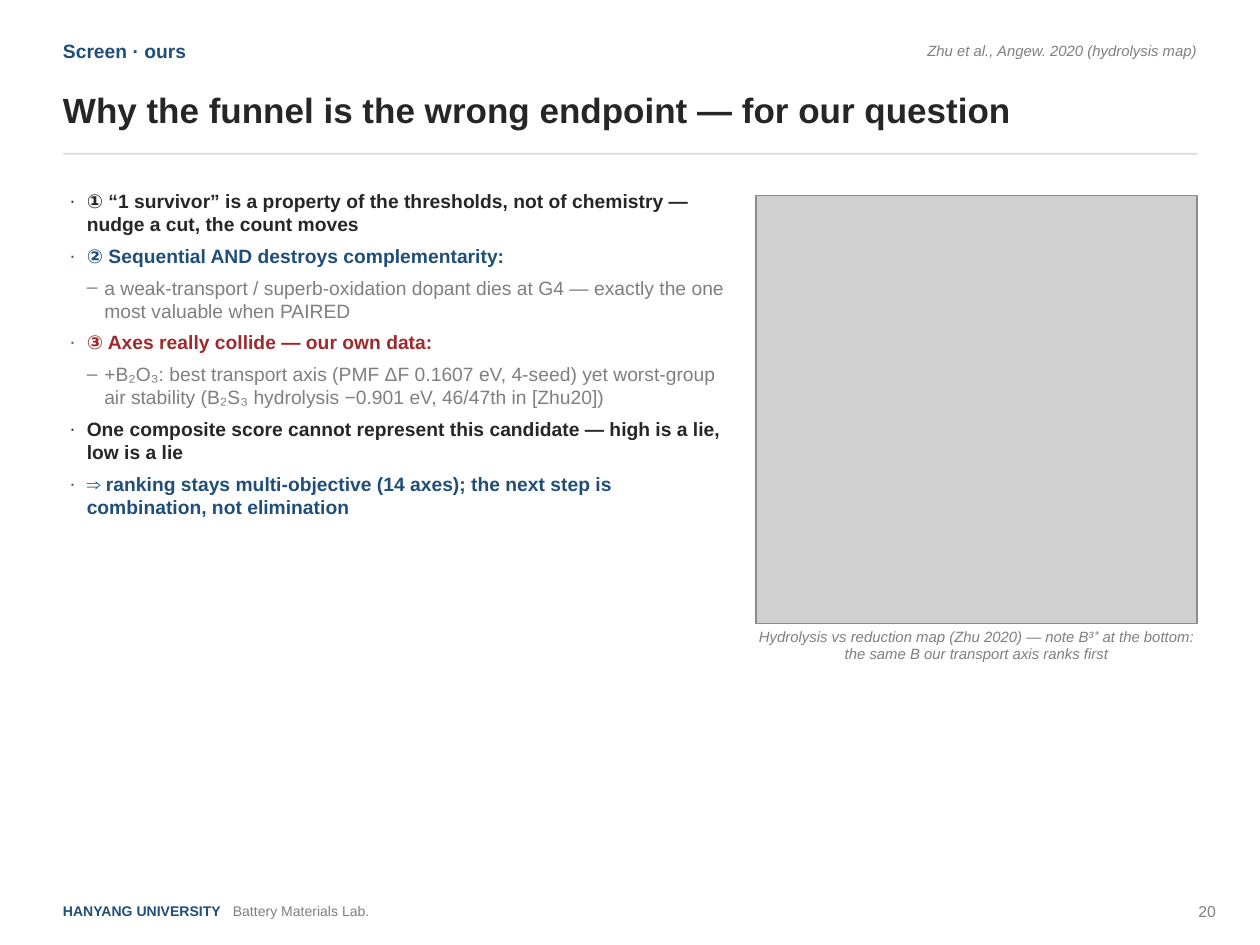
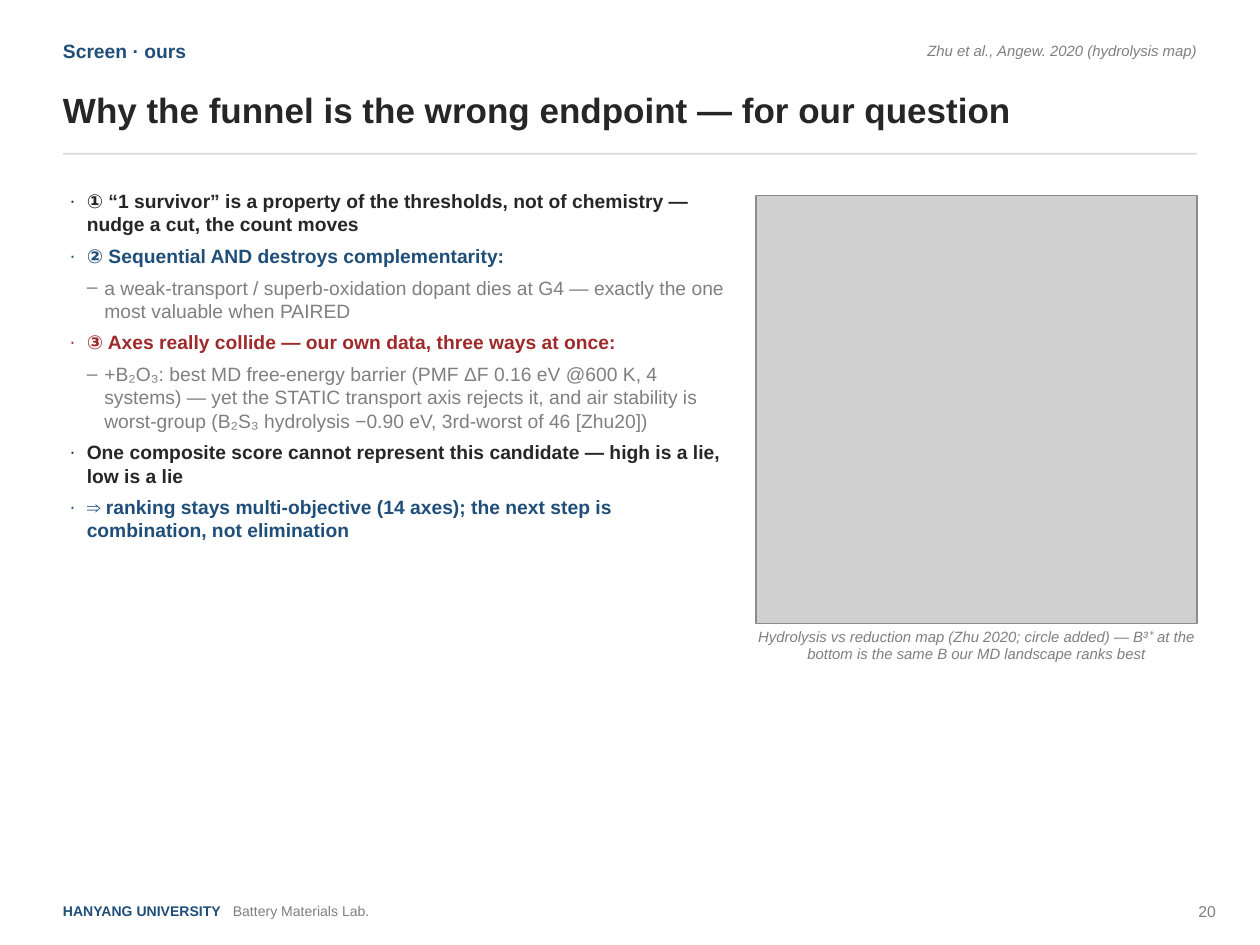
Before and after one commit to yonghoon7153-source/Yonghoon-DEM-DFT, a slide deck: slide 20 of kb/seminars/Research_Seminar_2026_08_v3.pptx. Drawn at 1260x945 pixels with LibreOffice and Linux fonts; fonts in the diff are those of the drawing; grey boxes stand for pictures. Boxes give left, top, right and bottom in pixels: in the first picture for what was removed or moved away, otherwise in the second. Text is boxed around its words. In the diff, an @@ line names an element or a change of style, - is before the commit and + after.

```diff
--- a/kb/seminars/Research_Seminar_2026_08_v3.pptx
+++ b/kb/seminars/Research_Seminar_2026_08_v3.pptx
@@ text at box(87, 335, 697, 432): text changed @@
-· ③ Axes really collide — our own data:
-  – +B₂O₃: best transport axis (PMF ΔF 0.1607 eV, 4-seed) yet worst-group air stability (B₂S₃ hydrolysis −0.901 eV, 46/47th in [Zhu20])
+· ③ Axes really collide — our own data, three ways at once:
+  – +B₂O₃: best MD free-energy barrier (PMF ΔF 0.16 eV @600 K, 4 systems) — yet the STATIC transport axis rejects it, and air stability is worst-group (B₂S₃ hydrolysis −0.90 eV, 3rd-worst of 46 [Zhu20])
@@ text at box(758, 631, 1195, 662): text changed @@
-Hydrolysis vs reduction map (Zhu 2020) — note B³⁺ at the bottom: the same B our transport axis ranks first
+Hydrolysis vs reduction map (Zhu 2020; circle added) — B³⁺ at the bottom is the same B our MD landscape ranks best
```
Also in this commit, not shown: 34 other slides changed, 1 slide added, 1 other file.
